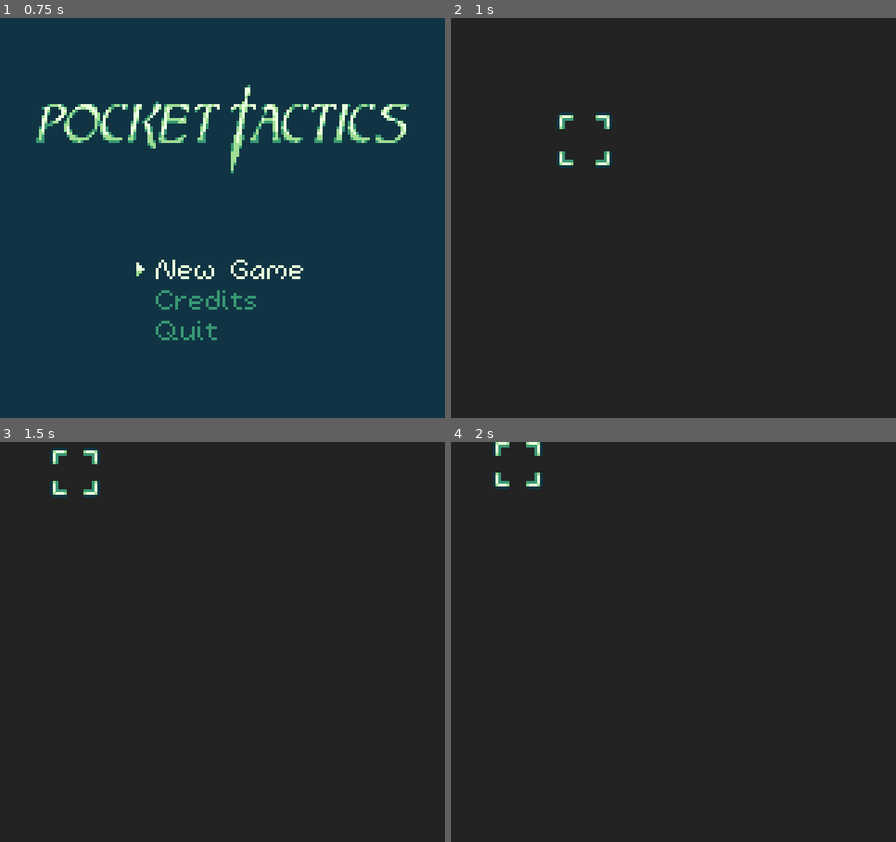
Above: before the commit, frames 1-4 (two rows, left to right).
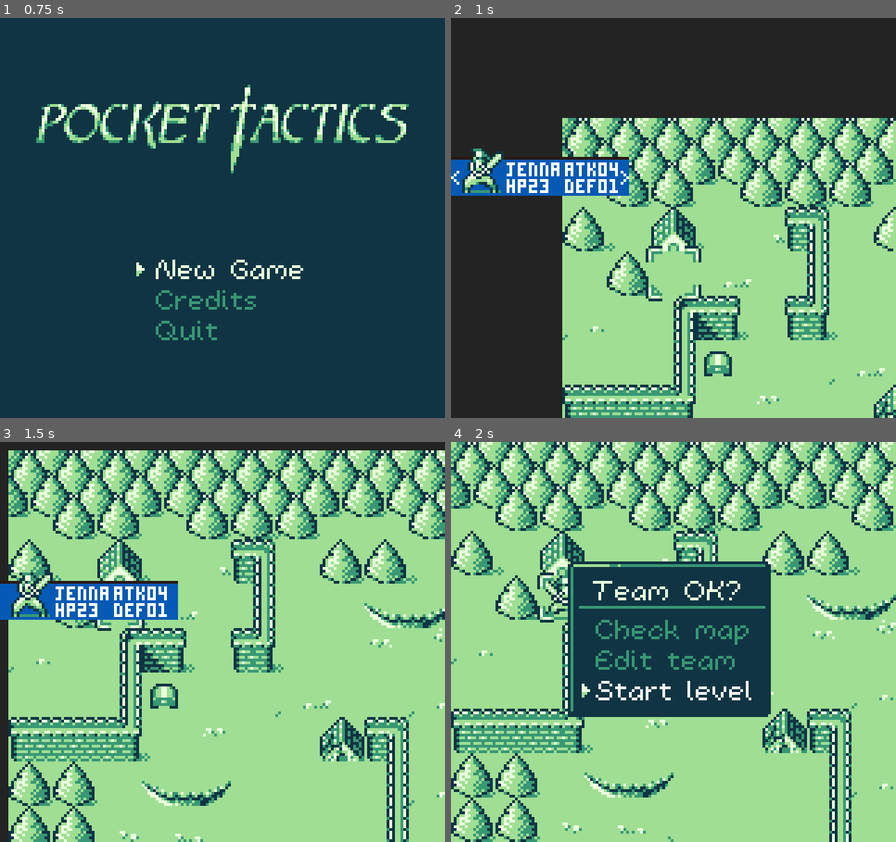
Above: after the commit, the same moments.

Repository: kevinlights/titan_tactics
Game: Godot game, scene res://scenes/landing.tscn
The game is run twice, just before and just after one commit, with the same random seed, the same clock (stepped at 60 frames per second) and the same inputs.
Inputs (mouse positions are in pixels of both pictures, inside the frame that each line leads up to):
- Up to frame 1 (0.75 s): click "New Game" at 0.5 s
- Up to frame 2 (1 s): no input
- Up to frame 3 (1.5 s): move the mouse to (320, 622) at 1.27 s; hold Right (ui_right) from 1.28 s (still down)
- Up to frame 4 (2 s): keep holding Right (ui_right); tap Keypad Enter (ui_accept) at 1.52 s

Frame 1 is identical in both runs. In frame 2, 59% of the frame differs, in the area x 0-100%, y 23-100%; in frame 3, 96%; in frame 4, 100%, in the area x 0-100%, y 0-100%.
Error before the commit: Attempt to call function 'instance' in base 'null instance' on a null instance. (res://scripts/world.gd:37)

Commit message:
Fix the fixed conflict

Diff:
--- a/scenes/levels/level_1.tscn
+++ b/scenes/levels/level_1.tscn
@@ -210,7 +210,7 @@
 TO GET STUCK IN
 ANY QUICKWATER."
 }
-dialogue = [ SubResource( 1 ), SubResource( 4 ), SubResource( 5 ), SubResource( 18 ) ]
+dialogue = [ SubResource( 1 ), SubResource( 4 ), SubResource( 5 ) ]
 
 [node name="map" type="Sprite" parent="."]
 texture = ExtResource( 1 )
@@ -245,18 +245,16 @@
 item_spawner = SubResource( 17 )
 
 [node name="Water1" parent="map" instance=ExtResource( 13 )]
-frame = 1
 
 [node name="Water4" parent="map" instance=ExtResource( 13 )]
 position = Vector2( 160, 144 )
-frame = 1
 
 [node name="Water2" parent="map" instance=ExtResource( 12 )]
 position = Vector2( 192, 144 )
-frame = 1
 
 [node name="Water3" parent="map" instance=ExtResource( 12 )]
 position = Vector2( 128, 192 )
+frame = 1
 
 [node name="navigation" type="Navigation2D" parent="."]
 position = Vector2( 65.502, 42.1491 )
--- a/scenes/levels/level_meta_tileset.tres
+++ b/scenes/levels/level_meta_tileset.tres
@@ -35,10 +35,6 @@
 0/tile_mode = 0
 0/occluder_offset = Vector2( 0, 0 )
 0/navigation_offset = Vector2( 0, 0 )
-0/shape_offset = Vector2( 0, 0 )
-0/shape_transform = Transform2D( 1, 0, 0, 1, 0, 0 )
-0/shape_one_way = false
-0/shape_one_way_margin = 0.0
 0/shapes = [  ]
 0/z_index = 0
 1/name = "cover"
@@ -49,10 +45,6 @@
 1/tile_mode = 0
 1/occluder_offset = Vector2( 0, 0 )
 1/navigation_offset = Vector2( 0, 0 )
-1/shape_offset = Vector2( 0, 0 )
-1/shape_transform = Transform2D( 1, 0, 0, 1, 0, 0 )
-1/shape_one_way = false
-1/shape_one_way_margin = 0.0
 1/shapes = [  ]
 1/z_index = 0
 2/name = "player spawn"
@@ -64,10 +56,6 @@
 2/occluder_offset = Vector2( 0, 0 )
 2/navigation_offset = Vector2( 0, 0 )
 2/navigation = SubResource( 1 )
-2/shape_offset = Vector2( 0, 0 )
-2/shape_transform = Transform2D( 1, 0, 0, 1, 0, 0 )
-2/shape_one_way = false
-2/shape_one_way_margin = 0.0
 2/shapes = [  ]
 2/z_index = 0
 3/name = "enemy spawn"
@@ -79,10 +67,6 @@
 3/occluder_offset = Vector2( 0, 0 )
 3/navigation_offset = Vector2( 0, 0 )
 3/navigation = SubResource( 2 )
-3/shape_offset = Vector2( 0, 0 )
-3/shape_transform = Transform2D( 1, 0, 0, 1, 0, 0 )
-3/shape_one_way = false
-3/shape_one_way_margin = 0.0
 3/shapes = [  ]
 3/z_index = 0
 4/name = "enemy spawn"
@@ -94,10 +78,6 @@
 4/occluder_offset = Vector2( 0, 0 )
 4/navigation_offset = Vector2( 0, 0 )
 4/navigation = SubResource( 3 )
-4/shape_offset = Vector2( 0, 0 )
-4/shape_transform = Transform2D( 1, 0, 0, 1, 0, 0 )
-4/shape_one_way = false
-4/shape_one_way_margin = 0.0
 4/shapes = [  ]
 4/z_index = 0
 5/name = "enemy spawn"
@@ -109,10 +89,6 @@
 5/occluder_offset = Vector2( 0, 0 )
 5/navigation_offset = Vector2( 0, 0 )
 5/navigation = SubResource( 4 )
-5/shape_offset = Vector2( 0, 0 )
-5/shape_transform = Transform2D( 1, 0, 0, 1, 0, 0 )
-5/shape_one_way = false
-5/shape_one_way_margin = 0.0
 5/shapes = [  ]
 5/z_index = 0
 6/name = "destructible"
@@ -123,10 +99,6 @@
 6/tile_mode = 0
 6/occluder_offset = Vector2( 0, 0 )
 6/navigation_offset = Vector2( 0, 0 )
-6/shape_offset = Vector2( 0, 0 )
-6/shape_transform = Transform2D( 1, 0, 0, 1, 0, 0 )
-6/shape_one_way = false
-6/shape_one_way_margin = 0.0
 6/shapes = [  ]
 6/z_index = 0
 7/name = "passable"
@@ -138,10 +110,6 @@
 7/occluder_offset = Vector2( 0, 0 )
 7/navigation_offset = Vector2( 0, 0 )
 7/navigation = SubResource( 5 )
-7/shape_offset = Vector2( 0, 0 )
-7/shape_transform = Transform2D( 1, 0, 0, 1, 0, 0 )
-7/shape_one_way = false
-7/shape_one_way_margin = 0.0
 7/shapes = [  ]
 7/z_index = 0
 8/name = "chest"
@@ -153,9 +121,5 @@
 8/occluder_offset = Vector2( 0, 0 )
 8/navigation_offset = Vector2( 0, 0 )
 8/navigation = SubResource( 6 )
-8/shape_offset = Vector2( 0, 0 )
-8/shape_transform = Transform2D( 1, 0, 0, 1, 0, 0 )
-8/shape_one_way = false
-8/shape_one_way_margin = 0.0
 8/shapes = [  ]
 8/z_index = 0
Not shown: 1 places in scenes/levels/level_1.tscn that only renumber resources
